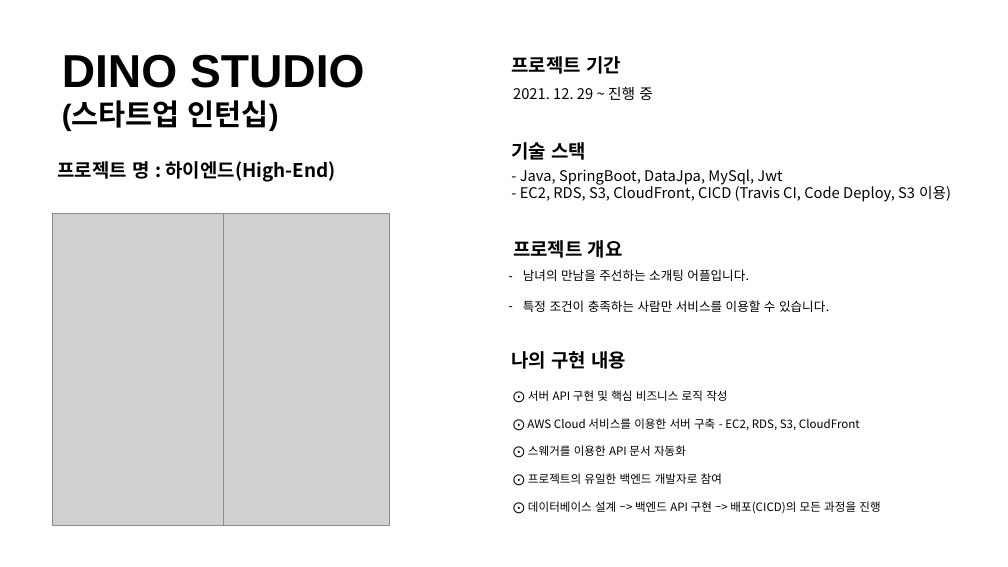
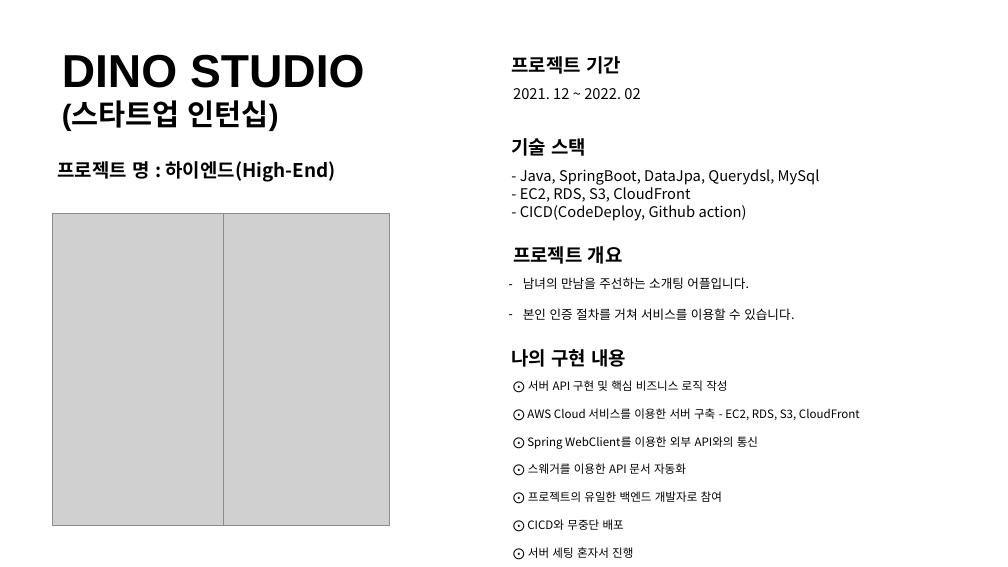
Before and after one commit to ohjinhokor/PortFolio, a slide deck: slide 2 of 오진호 포트폴리오.pptx. Drawn at 1008x567 pixels with LibreOffice and Linux fonts; fonts in the diff are those of the drawing; grey boxes stand for pictures; background and template pictures are left out. Boxes give left, top, right and bottom in pixels: in the first picture for what was removed or moved away, otherwise in the second. Text is boxed around its words. In the diff, an @@ line names an element or a change of style, - is before the commit and + after.

```diff
--- a/오진호 포트폴리오.pptx
+++ b/오진호 포트폴리오.pptx
@@ text at [513, 88, 640, 99]: text changed @@
-2021. 12. 29 ~ 진행 중
+2021. 12 ~ 2022. 02
@@ text "기술 스택": place and size @@
-text "기술 스택" at [511, 142, 586, 160]
+text "기술 스택" at [511, 138, 586, 156]
@@ text at [520, 169, 820, 221]: text changed @@
-- Java, SpringBoot, DataJpa, MySql, Jwt
-- EC2, RDS, S3, CloudFront, CICD (Travis CI, Code Deploy, S3 이용)
+- Java, SpringBoot, DataJpa, Querydsl, MySql
+- EC2, RDS, S3, CloudFront
+- CICD(CodeDeploy, Github action)
@@ text "프로젝트 개요": place and size @@
-text "프로젝트 개요" at [513, 240, 623, 258]
+text "프로젝트 개요" at [513, 246, 623, 264]
@@ text "남녀의 만남을 주선하는 소개팅 어플입니다.": place and size @@
-text "남녀의 만남을 주선하는 소개팅 어플입니다." at [523, 269, 829, 312]
+text "남녀의 만남을 주선하는 소개팅 어플입니다." at [523, 277, 794, 320]
@@ text at [523, 308, 794, 320]: text changed @@
-– 특정 조건이 충족하는 사람만 서비스를 이용할 수 있습니다.
+– 본인 인증 절차를 거쳐 서비스를 이용할 수 있습니다.
@@ text "⨀ 서버 API 구현 및 ...": place and size @@
-text "⨀ 서버 API 구현 및 ..." at [527, 390, 880, 513]
+text "⨀ 서버 API 구현 및 ..." at [527, 380, 860, 558]
@@ text at [527, 436, 758, 449]: paragraph added @@
+⨀ Spring WebClient를 이용한 외부 API와의 통신
@@ text at [528, 519, 633, 558]: text changed @@
-⨀ 데이터베이스 설계 –> 백엔드 API 구현 –> 배포(CICD)의 모든 과정을 진행
+⨀ CICD와 무중단 배포
+⨀ 서버 세팅 혼자서 진행
```
Also in this commit, not shown: 7 other slides changed, 4 other files.
